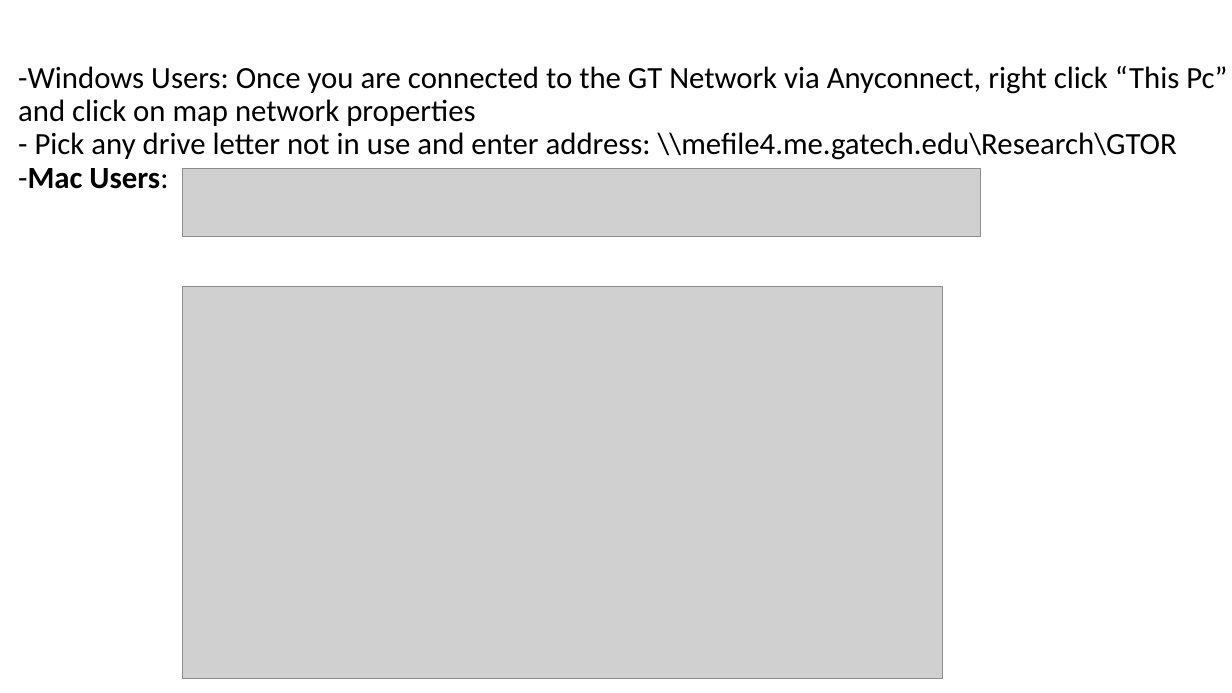
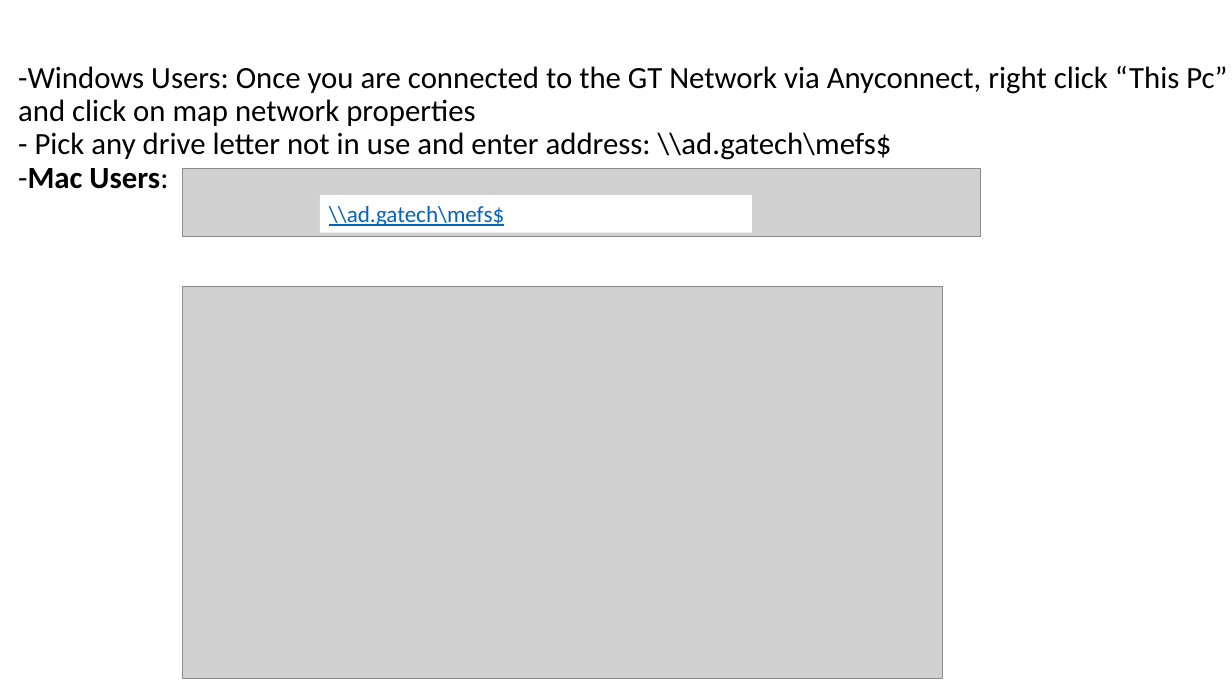
Before and after one commit to GTOR-BajaSAE/GTORDocumentation, a slide deck: slide 7 of 01 - New Students/How to Connect to the GT Server Files.pptx. Drawn at 1232x693 pixels with LibreOffice and Linux fonts; fonts in the diff are those of the drawing; grey boxes stand for pictures. Boxes give left, top, right and bottom in pixels: in the first picture for what was removed or moved away, otherwise in the second. Text is boxed around its words. In the diff, an @@ line names an element or a change of style, - is before the commit and + after.

Commit message:
updated name of the ME drive

```diff
--- a/01 - New Students/How to Connect to the GT Server Files.pptx
+++ b/01 - New Students/How to Connect to the GT Server Files.pptx
@@ title at <box>18,66,1227,189</box>: text changed @@
--Windows Users: Once you are connected to the GT Network via Anyconnect, right click “This Pc” and click on map network properties
-- Pick any drive letter not in use and enter address: \\mefile4.me.gatech.edu\Research\GTOR
--Mac Users:
+-Windows Users: Once you are connected to the GT Network via Anyconnect, right click “This Pc” and click on map network properties
+- Pick any drive letter not in use and enter address: \\ad.gatech\mefs$
+-Mac Users:
@@ rectangle added at <box>320,195,752,232</box>, fill #FFFFFF, 18 pt, text #0563C1, underline @@
+\\ad.gatech\mefs$
```
